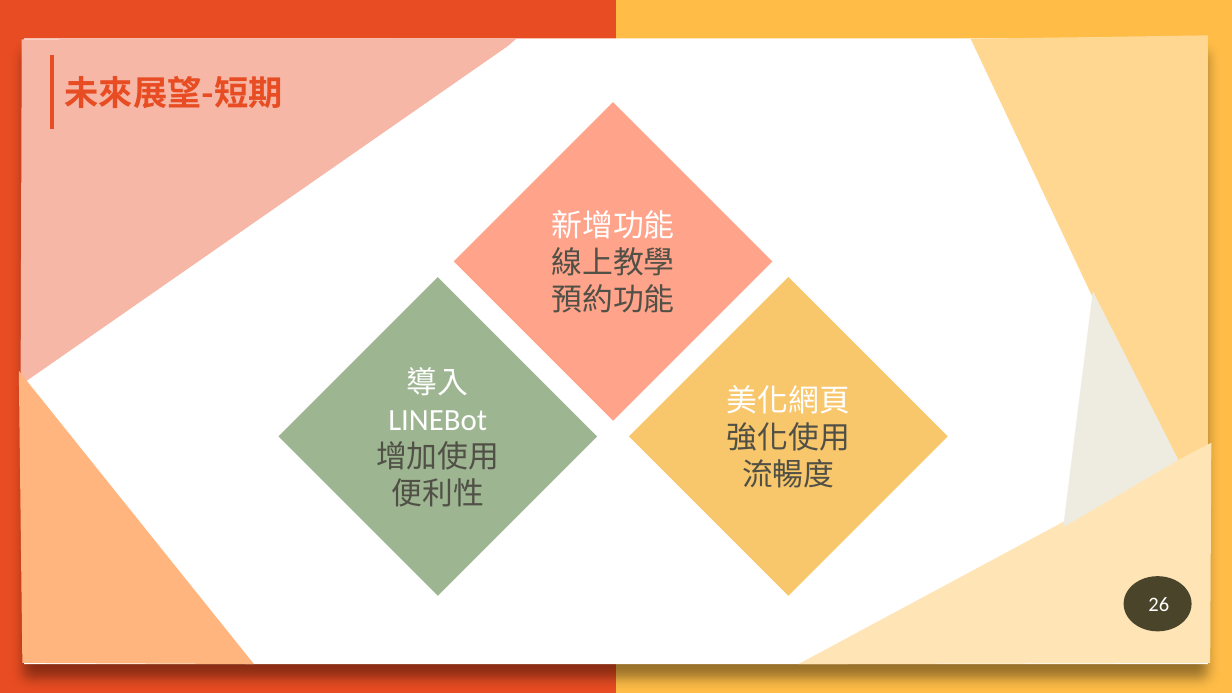
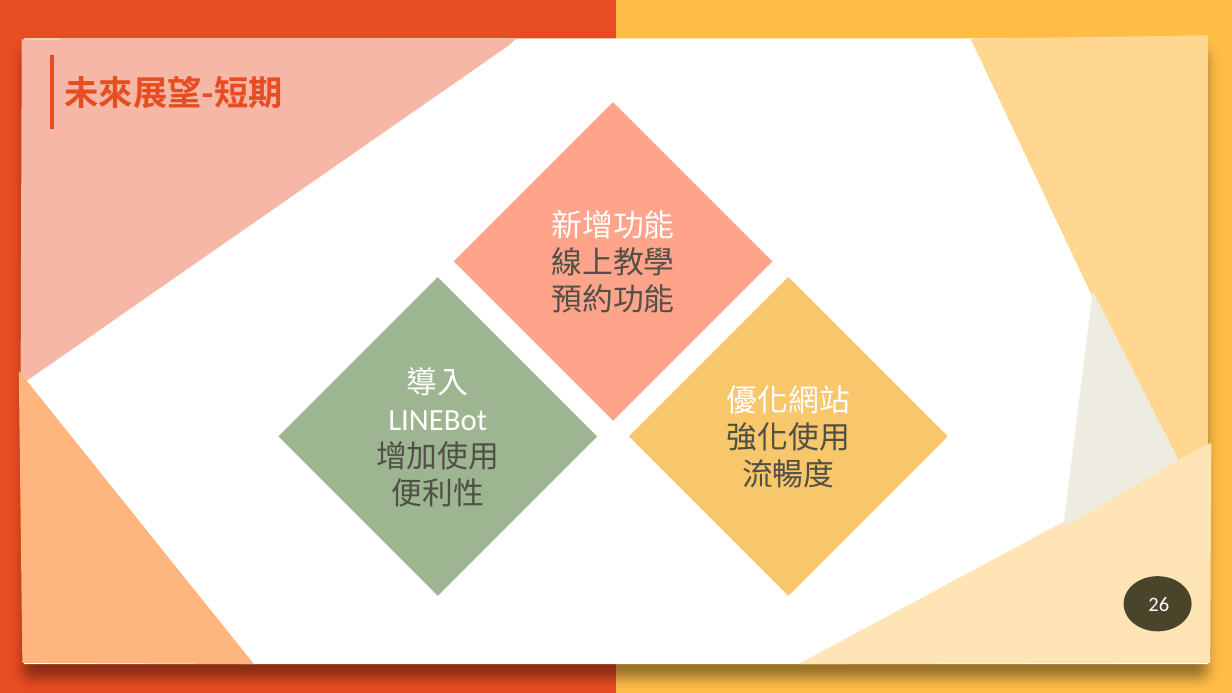
Before and after one commit to N1066442/board-game, a slide deck: slide 26 of 第109408組-AOWU桌遊GO-ppt.pptx. Drawn at 1232x693 pixels with LibreOffice and Linux fonts; fonts in the diff are those of the drawing; background and template pictures are left out. Boxes give left, top, right and bottom in pixels: in the first picture for what was removed or moved away, otherwise in the second. Text is boxed around its words. In the diff, an @@ line names an element or a change of style, - is before the commit and + after.

```diff
--- a/第109408組-AOWU桌遊GO-ppt.pptx
+++ b/第109408組-AOWU桌遊GO-ppt.pptx
@@ text in diamond at [727, 385, 850, 414]: text changed @@
-美化網頁
+優化網站
```
Also in this commit, not shown: 1 other slide changed.
